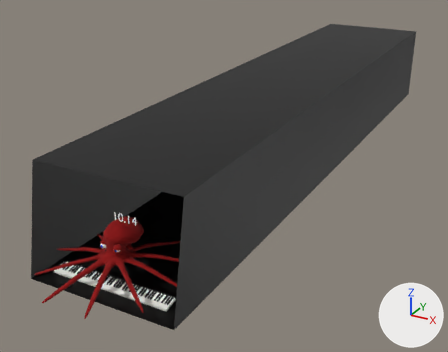
What one commit did to the glTF model piano.glb.
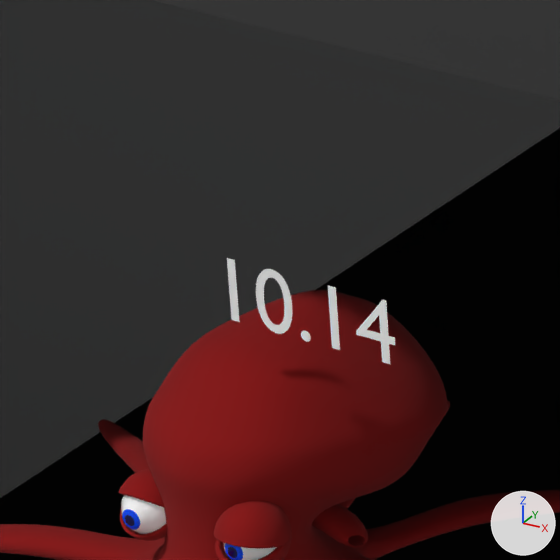
The first picture shows the older version from a 50 mm lens placed at (2.9, -3.45, 2.89), pointed at (-0.44, 2.62, -0.14). The close-ups show both versions on the part from 19% to 35% of the width and 50% to 72% of the height of that picture; other places that the commit changed are outside them. Lighting does not change. The marker at lower right points along +X, +Y and +Z. Where no turn or scale is listed for an object, it has been applied to the vertices.

The older version as bpy lines, for what is in view:
```python
me_cube = bpy.data.meshes.new('Cube')
me_cube.from_pydata(...)  # 12 vertices, 16 faces; spans x -0.77..0.68, y -0.28..6.98, z -0.03..1.02
me_cube.materials.append(mat_mat_room)  # black #000000
me_mesh_002 = bpy.data.meshes.new('Mesh.002')
me_mesh_002.from_pydata(...)  # 12345 vertices, 24448 faces; spans x -0.671..0.674, y -0.671..0.638, z 0.108..0.535
me_mesh_002.materials.append(mat_mat_octavius_001)
me_text = bpy.data.meshes.new('Text')
me_text.from_pydata(...)  # 167 vertices, 161 faces; spans x 0.022..0.236, y 0.0, z -0.001..0.074
me_text.materials.append(mat_mat_eye_ball)  # white #ffffff
ob_body = bpy.data.objects.new('Body', me_mesh_002)
ob_body.location = (0.0, 0.0, 0.0)
ob_room_001 = bpy.data.objects.new('Room.001', me_cube)
ob_room_001.location = (0.034, 0.0, -0.031)
ob_text = bpy.data.objects.new('Text', me_text)
ob_text.location = (0.003, -0.026, 0.588)
# also in view: 'Eye_R' at (-0.07, -0.07, 0.36); 'eyeLidTop_L' at (0.07, -0.07, 0.37); 'eyeLidTop_R' at (-0.07, -0.07, 0.37)
```
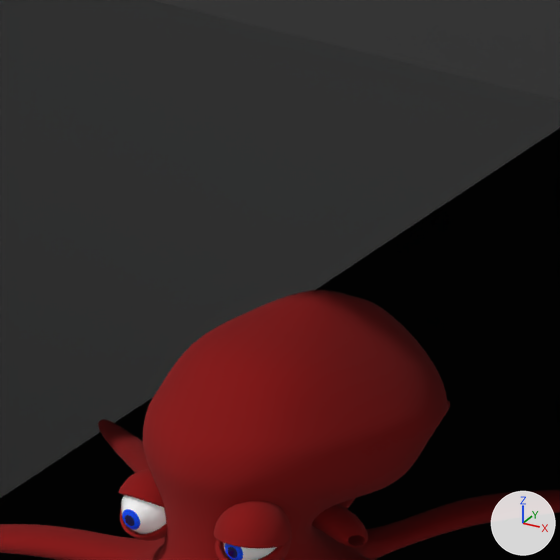
Where the change shows, as pixel boxes [x1, y1, x2, y2] in the close-ups (560 x 560 px):
'Text', deleted
    before: [227, 258, 395, 364]

What changed in the scene script:
```text
Remove ob_text:
    ob_text = bpy.data.objects.new('Text', me_text)
    ob_text.location = (0.003, -0.026, 0.588)
```
